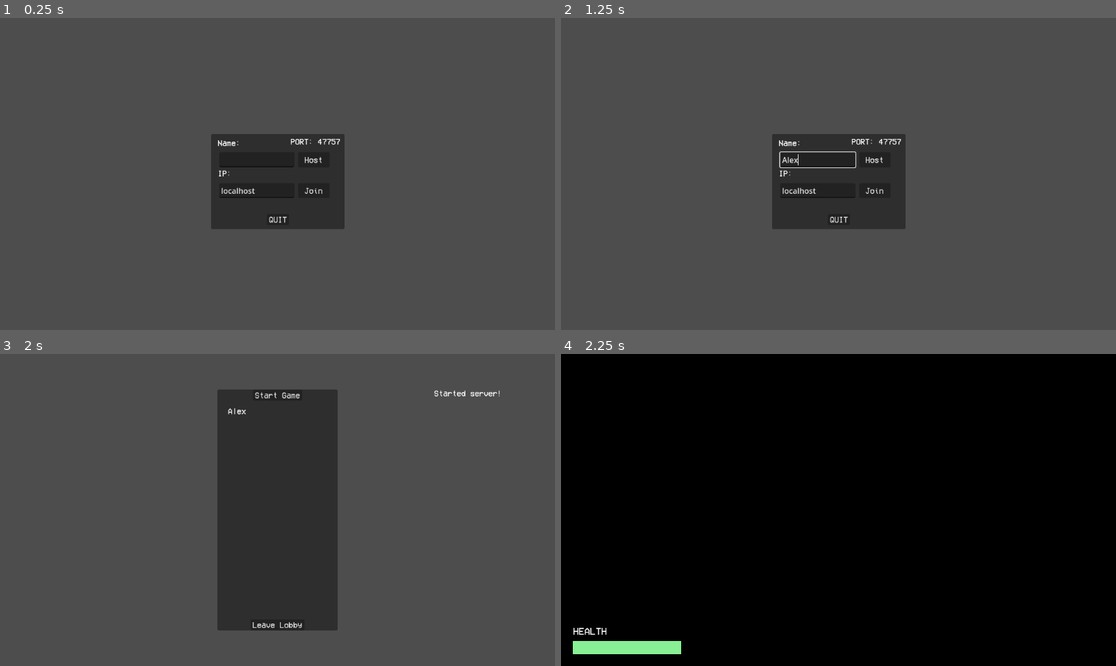
Above: before the commit, frames 1-4 (two rows, left to right).
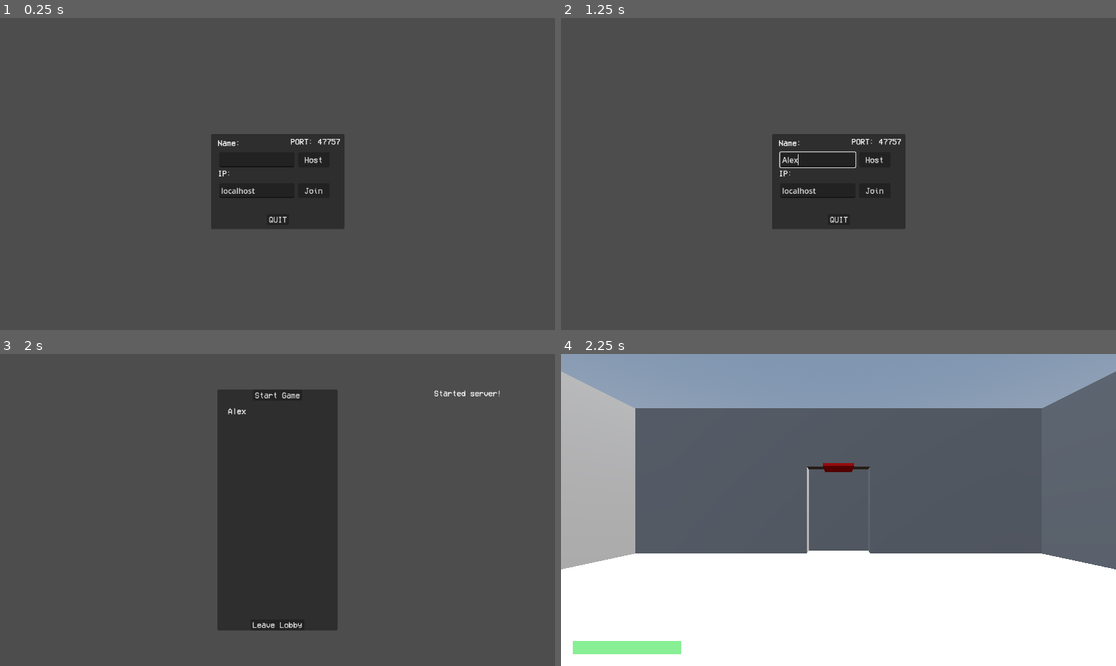
Above: after the commit, the same moments.

Repository: ts-scik/goop-gun
Game: Godot game, scene res://Prefabs/main_scene.tscn
Two runs of this game, one before a commit and one after it. Both use one fixed random seed, a clock stepped at 60 frames per second and the inputs below. The engine's default icon, where the game draws it, is replaced by a stand-in: a white triangle on a blue panel in a dark square.
Inputs (mouse positions are in pixels of both pictures, inside the frame that each line leads up to):
- Up to frame 1 (0.25 s): no input
- Up to frame 2 (1.25 s): click (816, 158) at 0.52 s; type "Alex" at 0.6 s
- Up to frame 3 (2 s): click "Host" at 1.25 s
- Up to frame 4 (2.25 s): click "Start Game" at 2 s

Frames 1-3 are identical in both runs. In frame 4, 99% of the frame differs, in the area x 0-100%, y 0-100%.

Commit message:
added buggy world generation

Diff:
--- a/Prefabs/Level/Rooms/Scenes/rm_01-connector.tscn
+++ b/Prefabs/Level/Rooms/Scenes/rm_01-connector.tscn
@@ -1,11 +1,21 @@
-[gd_scene load_steps=2 format=3 uid="uid://cq42ky3nhoap1"]
+[gd_scene load_steps=4 format=3 uid="uid://cq42ky3nhoap1"]
 
 [ext_resource type="Script" uid="uid://07gywnyf8aq6" path="res://Prefabs/Level/room.gd" id="1_fn1sc"]
+
+[sub_resource type="StandardMaterial3D" id="StandardMaterial3D_jh86s"]
+albedo_color = Color(1, 0, 0, 1)
+
+[sub_resource type="BoxMesh" id="BoxMesh_w62cx"]
+material = SubResource("StandardMaterial3D_jh86s")
 
 [node name="Rm01Connector" type="Node3D" node_paths=PackedStringArray("PlayerSpawns", "BarrelSpawns")]
 script = ExtResource("1_fn1sc")
 PlayerSpawns = [NodePath("PlayerSpawns/PlayerSpawn")]
 BarrelSpawns = [NodePath("BarrelSpawns/BarrelSpawn")]
+
+[node name="MeshInstance3D" type="MeshInstance3D" parent="."]
+transform = Transform3D(1, 0, 0, 0, 0.099999964, 0, 0, 0, 1, 0, 2.95, -7)
+mesh = SubResource("BoxMesh_w62cx")
 
 [node name="RoomCombiner" type="CSGCombiner3D" parent="."]
 use_collision = true
@@ -16,6 +26,7 @@
 
 [node name="cieling" type="CSGBox3D" parent="RoomCombiner"]
 transform = Transform3D(1, 0, 0, 0, 1, 0, 0, 0, 1, 0, 5.25, 0)
+visible = false
 size = Vector3(15, 0.5, 15)
 
 [node name="wall_W" type="CSGCombiner3D" parent="RoomCombiner"]
--- a/Prefabs/Level/Rooms/Scenes/rm_02-hallway.tscn
+++ b/Prefabs/Level/Rooms/Scenes/rm_02-hallway.tscn
@@ -1,11 +1,20 @@
-[gd_scene load_steps=2 format=3 uid="uid://qdcx84v2x5tb"]
+[gd_scene load_steps=4 format=3 uid="uid://qdcx84v2x5tb"]
 
 [ext_resource type="Script" uid="uid://07gywnyf8aq6" path="res://Prefabs/Level/room.gd" id="1_a5ewo"]
 
-[node name="Rm02Hallway" type="Node3D" node_paths=PackedStringArray("PlayerSpawns", "BarrelSpawns")]
+[sub_resource type="StandardMaterial3D" id="StandardMaterial3D_vbawm"]
+albedo_color = Color(1, 0, 0, 1)
+
+[sub_resource type="BoxMesh" id="BoxMesh_nrgi7"]
+material = SubResource("StandardMaterial3D_vbawm")
+
+[node name="Rm02Hallway" type="Node3D" node_paths=PackedStringArray("PlayerSpawns")]
 script = ExtResource("1_a5ewo")
 PlayerSpawns = [NodePath("PlayerSpawns/PlayerSpawn")]
-BarrelSpawns = [null]
+
+[node name="MeshInstance3D" type="MeshInstance3D" parent="."]
+transform = Transform3D(1, 0, 0, 0, 0.099999964, 0, 0, 0, 1, 0, 2.95, -7)
+mesh = SubResource("BoxMesh_nrgi7")
 
 [node name="RoomCombiner" type="CSGCombiner3D" parent="."]
 use_collision = true
@@ -16,28 +25,29 @@
 
 [node name="cieling" type="CSGBox3D" parent="RoomCombiner"]
 transform = Transform3D(1, 0, 0, 0, 1, 0, 0, 0, 1, 0, 5.25, 0)
+visible = false
 size = Vector3(15, 0.5, 15)
 
 [node name="wall_W" type="CSGCombiner3D" parent="RoomCombiner"]
 transform = Transform3D(1, 0, 0, 0, 1, 0, 0, 0, 1, 4.05, 0, 0)
 
 [node name="wall" type="CSGBox3D" parent="RoomCombiner/wall_W"]
-transform = Transform3D(1, 0, 0, 0, 1, 0, 0, 0, 1, 0, 2.5, 0.25)
-size = Vector3(0.5, 5, 14.5)
+transform = Transform3D(1, 0, 0, 0, 1, 0, 0, 0, 1, 1.5999999, 2.5, 0)
+size = Vector3(3.7, 5, 15)
 
 [node name="wall_E" type="CSGCombiner3D" parent="RoomCombiner"]
 transform = Transform3D(-1, 0, -8.742278e-08, 0, 1, 0, 8.742278e-08, 0, -1, -4.0499997, 0, 0)
 
 [node name="wall" type="CSGBox3D" parent="RoomCombiner/wall_E"]
-transform = Transform3D(1, 0, 0, 0, 1, 0, 0, 0, 1, 0, 2.5, 0.24999999)
-size = Vector3(0.5, 5, 14.5)
+transform = Transform3D(1, 0, 0, 0, 1, 0, 0, 0, 1, 1.5999999, 2.5, 5.7659975e-09)
+size = Vector3(3.7, 5, 15)
 
 [node name="wall_S" type="CSGCombiner3D" parent="RoomCombiner"]
 transform = Transform3D(-4.371139e-08, 0, 1, 0, 1, 0, -1, 0, -4.371139e-08, 0, 0, -7.25)
 
 [node name="wall" type="CSGBox3D" parent="RoomCombiner/wall_S"]
-transform = Transform3D(1, 0, 0, 0, 1, 0, 0, 0, 1, 0, 2.5, 0.25)
-size = Vector3(0.5, 5, 8.1)
+transform = Transform3D(1, 0, 0, 0, 1, 0, 0, 0, 1, 0, 2.5, -2.3841858e-07)
+size = Vector3(0.5, 5, 7.6)
 
 [node name="doorway" type="CSGBox3D" parent="RoomCombiner/wall_S"]
 transform = Transform3D(1, 0, 0, 0, 1, 0, 0, 0, 1, 0, 1.5, 0)
@@ -48,8 +58,8 @@
 transform = Transform3D(-4.371139e-08, 0, -1, 0, 1, 0, 1, 0, -4.371139e-08, 0, 0, 7.25)
 
 [node name="wall" type="CSGBox3D" parent="RoomCombiner/wall_N"]
-transform = Transform3D(1, 0, 0, 0, 1, 0, 0, 0, 1, 0, 2.5, 0.25)
-size = Vector3(0.5, 5, 8.1)
+transform = Transform3D(1, 0, 0, 0, 1, 0, 0, 0, 1, 0, 2.5, -1.1920929e-07)
+size = Vector3(0.5, 5, 7.6)
 
 [node name="doorway" type="CSGBox3D" parent="RoomCombiner/wall_N"]
 transform = Transform3D(1, 0, 0, 0, 1, 0, 0, 0, 1, 0, 1.5, 0)
--- a/Prefabs/Level/Rooms/Scenes/rm_03-L-turn.tscn
+++ b/Prefabs/Level/Rooms/Scenes/rm_03-L-turn.tscn
@@ -1,13 +1,20 @@
-[gd_scene load_steps=2 format=3 uid="uid://crc22grqjpkq8"]
+[gd_scene load_steps=4 format=3 uid="uid://crc22grqjpkq8"]
 
 [ext_resource type="Script" uid="uid://07gywnyf8aq6" path="res://Prefabs/Level/room.gd" id="1_714ec"]
 
-[node name="Rm03Lturn" type="Node3D" node_paths=PackedStringArray("PlayerSpawns", "BarrelSpawns")]
+[sub_resource type="StandardMaterial3D" id="StandardMaterial3D_xytsv"]
+albedo_color = Color(1, 0, 0, 1)
+
+[sub_resource type="BoxMesh" id="BoxMesh_7lld6"]
+material = SubResource("StandardMaterial3D_xytsv")
+
+[node name="Rm03Lturn" type="Node3D" node_paths=PackedStringArray("PlayerSpawns")]
 script = ExtResource("1_714ec")
 PlayerSpawns = [NodePath("PlayerSpawns/PlayerSpawn")]
-BarrelSpawns = [NodePath("BarrelSpawns/BarrelSpawn")]
-Exits = Array[Vector3]([Vector3(1, 0, 0), Vector3(0, 0, -1)])
-CW_Rotations = Array[int]([0, 3])
+
+[node name="MeshInstance3D" type="MeshInstance3D" parent="."]
+transform = Transform3D(1, 0, 0, 0, 0.099999964, 0, 0, 0, 1, 0, 2.95, -7)
+mesh = SubResource("BoxMesh_7lld6")
 
 [node name="RoomCombiner" type="CSGCombiner3D" parent="."]
 use_collision = true
@@ -18,6 +25,7 @@
 
 [node name="cieling" type="CSGBox3D" parent="RoomCombiner"]
 transform = Transform3D(1, 0, 0, 0, 1, 0, 0, 0, 1, 0, 5.25, 0)
+visible = false
 size = Vector3(15, 0.5, 15)
 
 [node name="wall_W" type="CSGCombiner3D" parent="RoomCombiner"]
@@ -36,8 +44,8 @@
 transform = Transform3D(-1, 0, -8.742278e-08, 0, 1, 0, 8.742278e-08, 0, -1, -7.25, 0, 0)
 
 [node name="wall" type="CSGBox3D" parent="RoomCombiner/wall_E"]
-transform = Transform3D(1, 0, 0, 0, 1, 0, 0, 0, 1, -5, 2.5, 2.75)
-size = Vector3(0.5, 5, 9.5)
+transform = Transform3D(1, 0, 0, 0, 1, 0, 0, 0, 1, -2.5000005, 2.5, 2.75)
+size = Vector3(5.5, 5, 9.5)
 
 [node name="wall_S" type="CSGCombiner3D" parent="RoomCombiner"]
 transform = Transform3D(-4.371139e-08, 0, 1, 0, 1, 0, -1, 0, -4.371139e-08, 0, 0, -7.25)
@@ -55,14 +63,9 @@
 transform = Transform3D(-4.371139e-08, 0, -1, 0, 1, 0, 1, 0, -4.371139e-08, 0, 0, 7.25)
 
 [node name="wall" type="CSGBox3D" parent="RoomCombiner/wall_N"]
-transform = Transform3D(1, 0, 0, 0, 1, 0, 0, 0, 1, -5, 2.5, -2.4999998)
-size = Vector3(0.5, 5, 10)
+transform = Transform3D(1, 0, 0, 0, 1, 0, 0, 0, 1, -2.5, 2.5, 1.09278474e-07)
+size = Vector3(5.5, 5, 15)
 
 [node name="PlayerSpawns" type="Node3D" parent="."]
 
 [node name="PlayerSpawn" type="Marker3D" parent="PlayerSpawns"]
-
-[node name="BarrelSpawns" type="Node3D" parent="."]
-
-[node name="BarrelSpawn" type="Marker3D" parent="BarrelSpawns"]
-transform = Transform3D(1, 0, 0, 0, 1, 0, 0, 0, 1, 3.5, 1.5, 3.5)
--- a/Prefabs/Level/Rooms/Scenes/rm_04-big-L-turn.tscn
+++ b/Prefabs/Level/Rooms/Scenes/rm_04-big-L-turn.tscn
@@ -1,42 +1,51 @@
-[gd_scene load_steps=2 format=3 uid="uid://7tcj2t0c766m"]
+[gd_scene load_steps=4 format=3 uid="uid://7tcj2t0c766m"]
 
 [ext_resource type="Script" uid="uid://07gywnyf8aq6" path="res://Prefabs/Level/room.gd" id="1_b26ul"]
 
-[node name="Rm04BigLturn" type="Node3D" node_paths=PackedStringArray("PlayerSpawns", "BarrelSpawns")]
+[sub_resource type="StandardMaterial3D" id="StandardMaterial3D_cp416"]
+albedo_color = Color(1, 0, 0, 1)
+
+[sub_resource type="BoxMesh" id="BoxMesh_syp6i"]
+material = SubResource("StandardMaterial3D_cp416")
+
+[node name="Rm04BigLturn" type="Node3D" node_paths=PackedStringArray("PlayerSpawns")]
 script = ExtResource("1_b26ul")
 PlayerSpawns = [NodePath("PlayerSpawns/PlayerSpawn")]
-BarrelSpawns = [NodePath("BarrelSpawns/BarrelSpawn")]
-Fills = Array[Vector3]([Vector3(0, 0, 0), Vector3(1, 0, 1), Vector3(0, 0, 1)])
-Exits = Array[Vector3]([Vector3(1, 0, 0), Vector3(0, 0, -1), Vector3(2, 0, 1)])
-CW_Rotations = Array[int]([0, 3])
+
+[node name="MeshInstance3D" type="MeshInstance3D" parent="."]
+transform = Transform3D(1, 0, 0, 0, 0.099999964, 0, 0, 0, 1, 0, 2.95, -7)
+mesh = SubResource("BoxMesh_syp6i")
 
 [node name="RoomCombiner" type="CSGCombiner3D" parent="."]
 use_collision = true
 
-[node name="FloorCielingCombiner" type="CSGCombiner3D" parent="RoomCombiner"]
+[node name="CielContainer" type="CSGCombiner3D" parent="RoomCombiner"]
+visible = false
 
-[node name="floor" type="CSGBox3D" parent="RoomCombiner/FloorCielingCombiner"]
+[node name="cieling" type="CSGBox3D" parent="RoomCombiner/CielContainer"]
+transform = Transform3D(1, 0, 0, 0, 1, 0, 0, 0, 1, 0, 5.25, 0)
+size = Vector3(15, 0.5, 15)
+
+[node name="cieling2" type="CSGBox3D" parent="RoomCombiner/CielContainer"]
+transform = Transform3D(1, 0, 0, 0, 1, 0, 0, 0, 1, 0, 5.25, 15)
+size = Vector3(15, 0.5, 15)
+
+[node name="cieling3" type="CSGBox3D" parent="RoomCombiner/CielContainer"]
+transform = Transform3D(1, 0, 0, 0, 1, 0, 0, 0, 1, 15, 5.25, 15)
+size = Vector3(15, 0.5, 15)
+
+[node name="FloorCombiner" type="CSGCombiner3D" parent="RoomCombiner"]
+
+[node name="floor" type="CSGBox3D" parent="RoomCombiner/FloorCombiner"]
 transform = Transform3D(1, 0, 0, 0, 1, 0, 0, 0, 1, 0, -0.25, 0)
 size = Vector3(15, 0.5, 15)
 
-[node name="floor2" type="CSGBox3D" parent="RoomCombiner/FloorCielingCombiner"]
+[node name="floor2" type="CSGBox3D" parent="RoomCombiner/FloorCombiner"]
 transform = Transform3D(1, 0, 0, 0, 1, 0, 0, 0, 1, 0, -0.25, 15)
 size = Vector3(15, 0.5, 15)
 
-[node name="floor3" type="CSGBox3D" parent="RoomCombiner/FloorCielingCombiner"]
+[node name="floor3" type="CSGBox3D" parent="RoomCombiner/FloorCombiner"]
 transform = Transform3D(1, 0, 0, 0, 1, 0, 0, 0, 1, 15, -0.25, 15)
-size = Vector3(15, 0.5, 15)
-
-[node name="cieling" type="CSGBox3D" parent="RoomCombiner/FloorCielingCombiner"]
-transform = Transform3D(1, 0, 0, 0, 1, 0, 0, 0, 1, 0, 5.25, 0)
-size = Vector3(15, 0.5, 15)
-
-[node name="cieling2" type="CSGBox3D" parent="RoomCombiner/FloorCielingCombiner"]
-transform = Transform3D(1, 0, 0, 0, 1, 0, 0, 0, 1, 0, 5.25, 15)
-size = Vector3(15, 0.5, 15)
-
-[node name="cieling3" type="CSGBox3D" parent="RoomCombiner/FloorCielingCombiner"]
-transform = Transform3D(1, 0, 0, 0, 1, 0, 0, 0, 1, 15, 5.25, 15)
 size = Vector3(15, 0.5, 15)
 
 [node name="wall_W" type="CSGCombiner3D" parent="RoomCombiner"]
@@ -99,8 +108,3 @@
 [node name="PlayerSpawns" type="Node3D" parent="."]
 
 [node name="PlayerSpawn" type="Marker3D" parent="PlayerSpawns"]
-
-[node name="BarrelSpawns" type="Node3D" parent="."]
-
-[node name="BarrelSpawn" type="Marker3D" parent="BarrelSpawns"]
-transform = Transform3D(1, 0, 0, 0, 1, 0, 0, 0, 1, 3.5, 1.5, 3.5)
--- a/Prefabs/world.tscn
+++ b/Prefabs/world.tscn
@@ -1,26 +1,32 @@
-[gd_scene load_steps=7 format=3 uid="uid://dtfa0wus6t07h"]
+[gd_scene load_steps=11 format=3 uid="uid://dtfa0wus6t07h"]
 
 [ext_resource type="Script" uid="uid://by5yaq3ckogg2" path="res://Scripts/world.gd" id="1_pceh6"]
 [ext_resource type="PackedScene" uid="uid://b1w8lysvtvysk" path="res://Prefabs/Level/physics_barrel.tscn" id="6_pceh6"]
 [ext_resource type="PackedScene" uid="uid://dpkim8cla8dii" path="res://Prefabs/player.tscn" id="6_rqu7v"]
 
-[sub_resource type="ProceduralSkyMaterial" id="ProceduralSkyMaterial_xjhai"]
-sky_top_color = Color(0.423518, 0.519657, 0.559584, 1)
-sky_horizon_color = Color(0, 0, 0, 1)
-sky_energy_multiplier = 0.3
-ground_bottom_color = Color(0.0915908, 0.073615, 0.052732, 1)
-ground_horizon_color = Color(0.662243, 0.671743, 0.686743, 1)
-energy_multiplier = 0.5
+[sub_resource type="ProceduralSkyMaterial" id="ProceduralSkyMaterial_p054e"]
+sky_horizon_color = Color(0.66224277, 0.6717428, 0.6867428, 1)
+ground_horizon_color = Color(0.66224277, 0.6717428, 0.6867428, 1)
 
-[sub_resource type="Sky" id="Sky_v81my"]
-sky_material = SubResource("ProceduralSkyMaterial_xjhai")
+[sub_resource type="Sky" id="Sky_uuk3g"]
+sky_material = SubResource("ProceduralSkyMaterial_p054e")
 
-[sub_resource type="Environment" id="Environment_pa8ci"]
+[sub_resource type="Environment" id="Environment_7wtak"]
 background_mode = 2
-sky = SubResource("Sky_v81my")
-ambient_light_sky_contribution = 0.75
+sky = SubResource("Sky_uuk3g")
 tonemap_mode = 2
-ssao_enabled = true
+
+[sub_resource type="StandardMaterial3D" id="StandardMaterial3D_jh86s"]
+albedo_color = Color(1, 0, 0, 1)
+
+[sub_resource type="BoxMesh" id="BoxMesh_p054e"]
+material = SubResource("StandardMaterial3D_jh86s")
+
+[sub_resource type="StandardMaterial3D" id="StandardMaterial3D_p054e"]
+albedo_color = Color(0, 0, 1, 1)
+
+[sub_resource type="BoxMesh" id="BoxMesh_uuk3g"]
+material = SubResource("StandardMaterial3D_p054e")
 
 [node name="World" type="Node3D" node_paths=PackedStringArray("player_spawner", "barrel_spawner")]
 script = ExtResource("1_pceh6")
@@ -30,12 +36,12 @@
 barrel_spawner = NodePath("MpBarrelSpawner")
 
 [node name="WorldEnvironment" type="WorldEnvironment" parent="."]
-environment = SubResource("Environment_pa8ci")
+environment = SubResource("Environment_7wtak")
 
 [node name="DirectionalLight3D" type="DirectionalLight3D" parent="."]
-transform = Transform3D(-0.866023, -0.433016, 0.250001, 0, 0.499998, 0.866027, -0.500003, 0.749999, -0.43301, 0, 0, 0)
-light_energy = 0.05
+transform = Transform3D(-0.8660254, -0.43301278, 0.25, 0, 0.49999997, 0.86602545, -0.50000006, 0.75, -0.43301266, 0, 0, 0)
 shadow_enabled = true
+directional_shadow_max_distance = 1.0
 
 [node name="MpPlayerSpawner" type="MultiplayerSpawner" parent="."]
 _spawnable_scenes = PackedStringArray("uid://dpkim8cla8dii")
@@ -45,19 +51,15 @@
 _spawnable_scenes = PackedStringArray("uid://b1w8lysvtvysk")
 spawn_path = NodePath("..")
 
-[node name="Spawns" type="Node3D" parent="."]
-
-[node name="SpawnPos1" type="Marker3D" parent="Spawns"]
-transform = Transform3D(1, 0, 0, 0, 1, 0, 0, 0, 1, 0, 0.5, -2)
-
-[node name="SpawnPos2" type="Marker3D" parent="Spawns"]
-transform = Transform3D(1, 0, 0, 0, 1, 0, 0, 0, 1, -4.95, 3.75, -2)
-
-[node name="SpawnPos3" type="Marker3D" parent="Spawns"]
-transform = Transform3D(1, 0, 0, 0, 1, 0, 0, 0, 1, -24.15, 0.3, -29.6)
-
-[node name="SpawnPos4" type="Marker3D" parent="Spawns"]
-transform = Transform3D(1, 0, 0, 0, 1, 0, 0, 0, 1, 4.45, 4.65, -27.65)
+[node name="Rooms" type="Node3D" parent="."]
 
 [node name="Camera3D" type="Camera3D" parent="."]
 transform = Transform3D(-4.2222e-08, -0.258819, 0.965926, -1.13133e-08, 0.965926, 0.258819, -1, 1.77636e-15, -4.37114e-08, 22.65, 13.05, -17.15)
+
+[node name="MeshInstance3D" type="MeshInstance3D" parent="."]
+transform = Transform3D(1, 0, 0, 0, 1, 0, 0, 0, 1, 0, 2, 0)
+mesh = SubResource("BoxMesh_p054e")
+
+[node name="MeshInstance3D2" type="MeshInstance3D" parent="."]
+transform = Transform3D(1, 0, 0, 0, 1, 0, 0, 0, 1, 0, 2, 1)
+mesh = SubResource("BoxMesh_uuk3g")
--- a/Scripts/Player/player.gd
+++ b/Scripts/Player/player.gd
@@ -4,7 +4,8 @@
 
 
 # Movement constants
-const JUMP_VELOCITY = 4.5
+#const JUMP_VELOCITY = 4.5
+const JUMP_VELOCITY = 30
 const SPEED = 8.0
 const GRAVITY = 9.8
 
@@ -54,6 +55,9 @@
 		HUD.scoreboard.show()
 	elif Input.is_action_just_released("scoreboard"):
 		HUD.scoreboard.hide()
+	# Die
+	if Input.is_action_just_pressed("kill"):
+		die.rpc()
 
 
 ## Handle player movement
@@ -135,8 +139,9 @@
 			var selection = randi_range(0, positions.size()-1)
 			position = positions[selection].global_position
 		HUD.update_health(health)
-	print("i am dead! killed by the evil ",shooter)
-	NetworkManager.players_dict[int(shooter)]["score"]+=1
+	if(NetworkManager.players_dict.has(int(shooter))):
+		print("i am dead! killed by the evil ",shooter)
+		NetworkManager.players_dict[int(shooter)]["score"]+=1
 	HUD.update_scores()
 
 
--- /dev/null
+++ b/Scripts/fly_cam.gd
@@ -0,0 +1,34 @@
+extends Camera3D
+
+# Mouse input variables
+var mouse_input : Vector2 # Stores mouse input each frame
+var input_rotation : Vector3 # Stores mouse_input converted to rotation
+
+
+## Handle player movement
+func _physics_process(delta: float) -> void:
+	var input_dir = Input.get_vector("left", "right", "forward", "back")
+	var direction = (transform.basis * Vector3(input_dir.x, 0, input_dir.y).normalized())
+	if direction:
+		self.global_position += direction*delta*10
+
+	if(Input.is_action_pressed("jump")):
+		self.global_position += Vector3.UP*delta*10
+	if(Input.is_action_pressed("crouch")):
+		self.global_position -= Vector3.UP*delta*10
+
+	var camera_sensitivity = 0.0005
+	input_rotation.y += mouse_input.x * camera_sensitivity
+	#input_rotation.x += mouse_input.y * camera_sensitivity
+	input_rotation.x = clampf(input_rotation.x + (mouse_input.y * camera_sensitivity), deg_to_rad(-90), deg_to_rad(85))
+	self.basis = Basis.from_euler(Vector3(input_rotation.x, input_rotation.y, 0.0)) # rotate camera controller (up/down)input_rotation
+	mouse_input = Vector2.ZERO
+
+
+func _input(event: InputEvent) -> void:
+	if event is InputEventMouseMotion:
+		mouse_input.x += -event.screen_relative.x
+		mouse_input.y += -event.screen_relative.y
+
+	if event.is_action_pressed("shoot"):
+		Input.mouse_mode = Input.MOUSE_MODE_CAPTURED
--- a/Scripts/world.gd
+++ b/Scripts/world.gd
@@ -9,13 +9,11 @@
 var barrel_spawn_positions : Array[Marker3D] # Stores global_position variables of spawn locations
 
 var rooms : Array
-var world_grid = []
+var main_room
+var world_grid : Dictionary = {}
 
 ## Store all the spawn positions
 func _ready()-> void:
-	#var spawn_position_nodes = scik.find_children_of_type($Spawns, Marker3D)
-	#for spawn in spawn_position_nodes:
-	#	spawn_positions.append(spawn.global_position)
 	player_spawner.spawn_function = _ms_player
 	barrel_spawner.spawn_function = _ms_barrel
 
@@ -23,6 +21,19 @@
 	var room_names = ["rm_01","rm_02","rm_03","rm_04"]
 	for n in room_names:
 		rooms.append(load("res://Prefabs/Level/Rooms/Resources/"+n+".tres"))
+	main_room = load("res://Prefabs/Level/Rooms/Resources/"+"rm_01"+".tres")
+
+
+"""
+func _process(_delta: float) -> void:
+	# Pause menu
+	if Input.is_action_just_pressed("pause"):
+		world_grid = {}
+		for i in $Rooms.get_children():
+			i.queue_free()
+		var my_data = generate_world_data()
+		load_world(my_data)
+"""
 
 
 ## Function for spawning in a player with given pid
@@ -54,23 +65,10 @@
 func generate_world_data() -> Array:
 	# Populate an array with booleans to store our grid
 	var world_data = []
-	# TODO: this is probably a stupid way of generating our world grid
-	var max_grid_size = Vector3(100,10,100)
-	world_grid = []
-	for x in max_grid_size.x:
-		world_grid.append([])
-		for y in max_grid_size.y:
-			world_grid[x].append([])
-			for z in max_grid_size.z:
-				world_grid[x][y].append(false)
 
 	# recursively add all our rooms
-	var max_depth = 3
-	world_data = add_rooms(rooms[0],world_data, max_depth)
-	print("start data")
-	for data in world_data:
-		print(data)
-	print("end data")
+	var max_depth = 10
+	world_data = add_rooms(main_room,world_data, max_depth)
 	return world_data
 
 
@@ -78,10 +76,13 @@
 func add_rooms(start_room : RoomData, world_data : Array, max_depth : int) -> Array:
 	# Add the start room
 	var pos = Vector3.ZERO
-	world_grid[0][0][0] = true
+	world_grid[str(int(pos.x))+str(int(pos.y))+str(int(pos.z))] = true
 	world_data.append([start_room, pos, 0])
 	# Recursively add rooms at all the exits
 	for exit in start_room.Exits:
+	#var exit = start_room.Exits[0]
+	#if(1==1):
+		print("new branch")
 		var exit_pos = exit[0]
 		var exit_facing = exit[1]
 		world_data.append_array(add_room_recursive(exit_pos, exit_facing, 1, max_depth))
@@ -90,8 +91,15 @@
 
 ## Recursively adds a room + its exits to world_data
 func add_room_recursive(pos : Vector3, facing : int, curr_depth : int, max_depth : int) -> Array:
+	#print(pos, facing, "\td: ",curr_depth)
+	# Early return if our position is marked
+	if is_occupied([pos]):
+		#print("backtrack")
+		return []
 	# Early return if we're past max recursion dept
-	if (curr_depth >= max_depth): return []
+	if (curr_depth > max_depth):
+		#print("max_depth")
+		return []
 	# Check what rooms can be legally added
 	var valid_room_rots : Array = []
 	for room in rooms:
@@ -100,7 +108,9 @@
 		if valid_rotations.size() > 0:
 			valid_room_rots.append([room, valid_rotations])
 	# If no rooms can be added, return
-	if(valid_room_rots.is_empty()): return []
+	if(valid_room_rots.is_empty()):
+		#print("dead-end")
+		return []
 	# Randomly select from available rooms+rotations
 	var chosen_room_rot = valid_room_rots[randi_range(0,valid_room_rots.size()-1)]
 	var chosen_room : RoomData = chosen_room_rot[0]
@@ -109,14 +119,15 @@
 	# Then, place the room in world_grid
 	for cell in chosen_room.Fills:
 		var rotated_cell = cell.rotated(Vector3.UP, -PI/2*chosen_rotation)
-		world_grid[rotated_cell.x][rotated_cell.y][rotated_cell.z]=true
+		rotated_cell += pos
+		world_grid[str(int(rotated_cell.x))+str(int(rotated_cell.y))+str(int(rotated_cell.z))]=true
 	# Then, place the room in world_grid
 	var result_data = []
 	result_data.append([chosen_room, pos, chosen_rotation])
 	# Finally, recursively place a room at each exit
 	for exit in chosen_room.Exits:
-		var exit_pos = exit[0] + pos #TODO - this isn't right
-		var exit_facing = (exit[1] + chosen_rotation)%4 #TODO - this isn't right
+		var exit_pos = pos + exit[0].rotated(Vector3.UP, -PI/2*chosen_rotation)
+		var exit_facing = (exit[1] + chosen_rotation)%4
 		result_data.append_array(add_room_recursive(exit_pos, exit_facing, curr_depth+1, max_depth))
 	return result_data
 
@@ -125,10 +136,11 @@
 func try_placement(room : RoomData, pos : Vector3, facing : int) -> Array:
 	var valid_rotations = []
 	for rot in room.CW_Rotations:
+		#if(rot != 0): break #TODO: DEBUG
 		var potential_fills : Array[Vector3] = []
 		for cell in room.Fills:
 			# TODO: does Vector3.rotated() below work how i think it does??
-			var cell_rotated = cell.rotated(Vector3.UP, -PI/2 * (facing+rot))
+			var cell_rotated = cell.rotated(Vector3.UP, -PI/2 * (rot+facing))
 			potential_fills.append(cell_rotated + pos)
 		if !is_occupied(potential_fills): valid_rotations.append(rot)
 	return valid_rotations
@@ -137,23 +149,25 @@
 ## Returns true if any positions in [potential_fills] are occupied in world_grid
 func is_occupied(potential_fills : Array[Vector3]) -> bool:
 	for pos in potential_fills:
-		if world_grid[pos.x][pos.y][pos.z] == true: return true
+		if world_grid.has(str(int(pos.x))+str(int(pos.y))+str(int(pos.z))): return true
 	return false
 
 
 ## Loads in gameworld - new and improved!!
 func load_world(world_data : Array) -> void:
 	for room_data in world_data:
-		print(room_data)
+		#print(room_data)
 		var room_name : String = room_data[0].room_scene_name
 		var pos = room_data[1]
 		var facing = room_data[2]
 		var room_node : ModularRoom = load("res://Prefabs/Level/Rooms/Scenes/"+room_name+".tscn").instantiate()
-		add_child(room_node)
+		$Rooms.add_child(room_node)
 		room_node.global_position = grid_to_world(pos.x, pos.y, pos.z)
 		room_node.rotate_y(-PI/2*facing)
-		player_spawn_positions.append_array(room_node.PlayerSpawns)
-		barrel_spawn_positions.append_array(room_node.BarrelSpawns)
+		if not room_node.PlayerSpawns.is_empty():
+			player_spawn_positions.append_array(room_node.PlayerSpawns)
+		if not room_node.BarrelSpawns.is_empty():
+			barrel_spawn_positions.append_array(room_node.BarrelSpawns)
 
 
 ## Loads in gameworld
--- a/project.godot
+++ b/project.godot
@@ -88,6 +88,11 @@
 , Object(InputEventKey,"resource_local_to_scene":false,"resource_name":"","device":-1,"window_id":0,"alt_pressed":false …(182 unchanged characters)…
 ]
 }
+kill={
+"deadzone": 0.2,
+"events": [Object(InputEventKey,"resource_local_to_scene":false,"resource_name":"","device":-1,"window_id":0,"alt_pressed":false,"shift_pressed":false,"ctrl_pressed":false,"meta_pressed":false,"pressed":false,"keycode":0,"physical_keycode":75,"key_label":0,"unicode":107,"location":0,"echo":false,"script":null)
+]
+}
 
 [layer_names]
 
Not shown, added: Scripts/fly_cam.gd.uid
